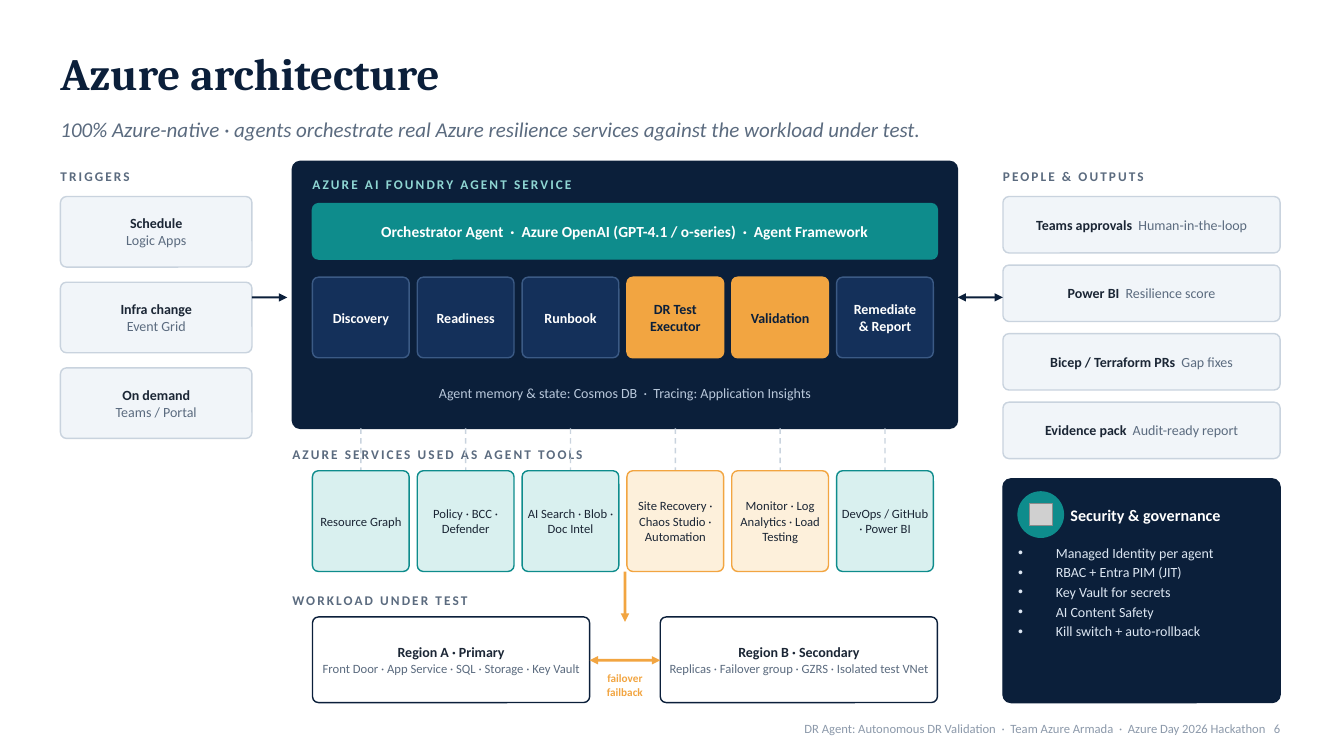
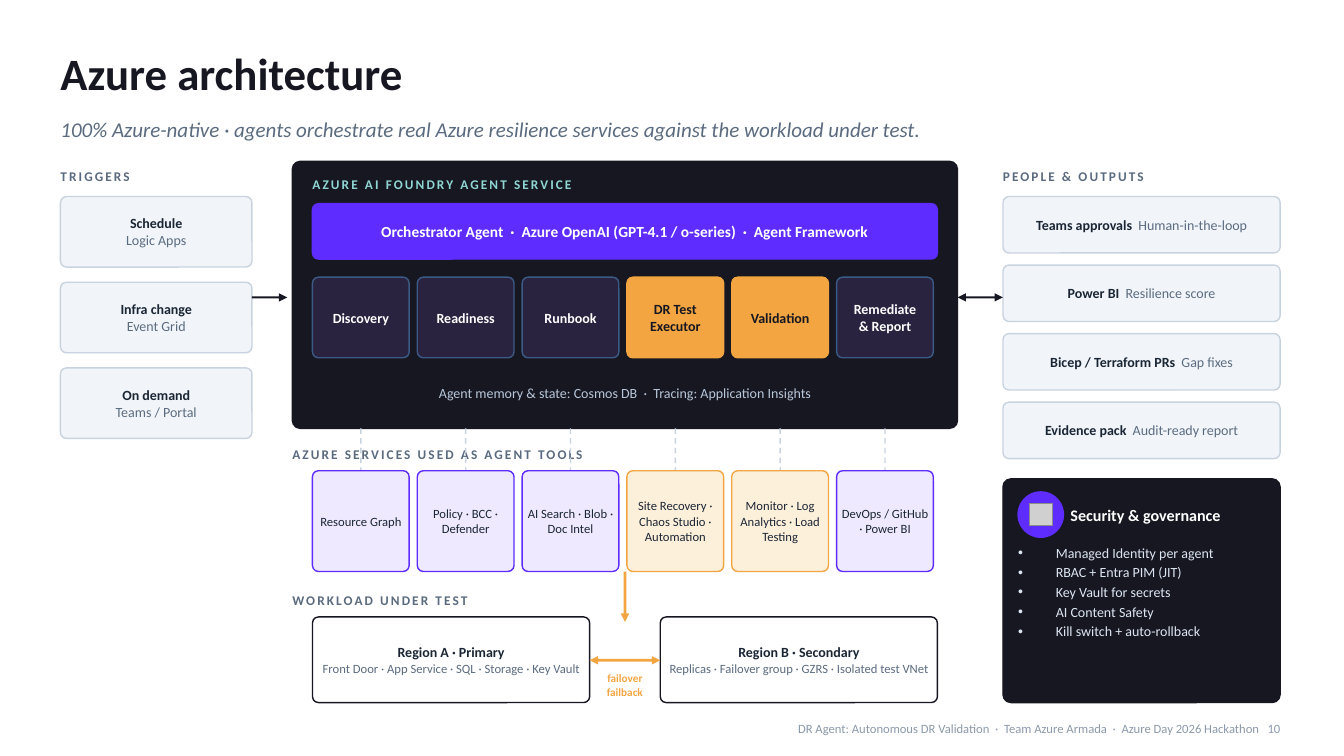
Before and after one commit to kishalr-virtusa/Azure-Armada, a slide deck: slide 10 of docs/deck/DR-Agent-Azure-Day-2026.pptx (slide 6 before the commit). Drawn at 1344x756 pixels with LibreOffice and Linux fonts; fonts in the diff are those of the drawing; grey boxes stand for pictures. Boxes give left, top, right and bottom in pixels: in the first picture for what was removed or moved away, otherwise in the second. Text is boxed around its words. In the diff, an @@ line names an element or a change of style, - is before the commit and + after.

```diff
--- a/docs/deck/DR-Agent-Azure-Day-2026.pptx
+++ b/docs/deck/DR-Agent-Azure-Day-2026.pptx
@@ text "Azure architecture" at box(60, 58, 402, 91): font Cambria to Calibri, text colour #0B1F3A to #171721 @@
@@ rounded rectangle at box(292, 161, 958, 429): fill #0B1F3A to #171721; outline #0B1F3A 1 pt to #171721 1 pt @@
@@ rounded rectangle at box(313, 204, 938, 259): fill #0E8C8C to #5E2CFE; outline #0E8C8C 1 pt to #5E2CFE 1 pt @@
@@ arrow (252, 297) - (287, 297): stroke #0B1F3A 1.5 pt to #171721 1.5 pt @@
@@ text "DR Test" at box(650, 305, 700, 331): text colour #0B1F3A to #171721 @@
@@ text "Validation" at box(751, 313, 810, 323): text colour #0B1F3A to #171721 @@
@@ fill #14305A to #2A2340 in 4 elements at box(313, 277, 409, 358), box(417, 277, 514, 358), box(522, 277, 619, 358), box(837, 277, 934, 358) @@
@@ double arrow (958, 297) - (1003, 297): stroke #0B1F3A 1.5 pt to #171721 1.5 pt @@
@@ fill #D9F0EF to #EFE9FF; outline #0E8C8C 1 pt to #5E2CFE 1 pt in 4 elements at box(313, 471, 409, 572), box(417, 471, 514, 572), box(522, 471, 619, 572), box(837, 471, 934, 572) @@
@@ rounded rectangle at box(1003, 479, 1280, 703): fill #0B1F3A to #171721; outline #0B1F3A 1 pt to #171721 1 pt @@
@@ ellipse at box(1018, 492, 1064, 537): fill #0E8C8C to #5E2CFE; outline #0E8C8C 1 pt to #5E2CFE 1 pt @@
@@ rounded rectangle at box(313, 617, 590, 703): outline #0B1F3A 1 pt to #171721 1 pt @@
@@ rounded rectangle at box(660, 617, 938, 703): outline #0B1F3A 1 pt to #171721 1 pt @@
@@ text at box(798, 724, 1281, 735): text changed @@
-DR Agent: Autonomous DR Validation · Team Azure Armada · Azure Day 2026 Hackathon 6
+DR Agent: Autonomous DR Validation · Team Azure Armada · Azure Day 2026 Hackathon 10
```
Also in this commit, not shown: 8 other slides changed, 6 slides added, 1 slide removed, 4 other files.
